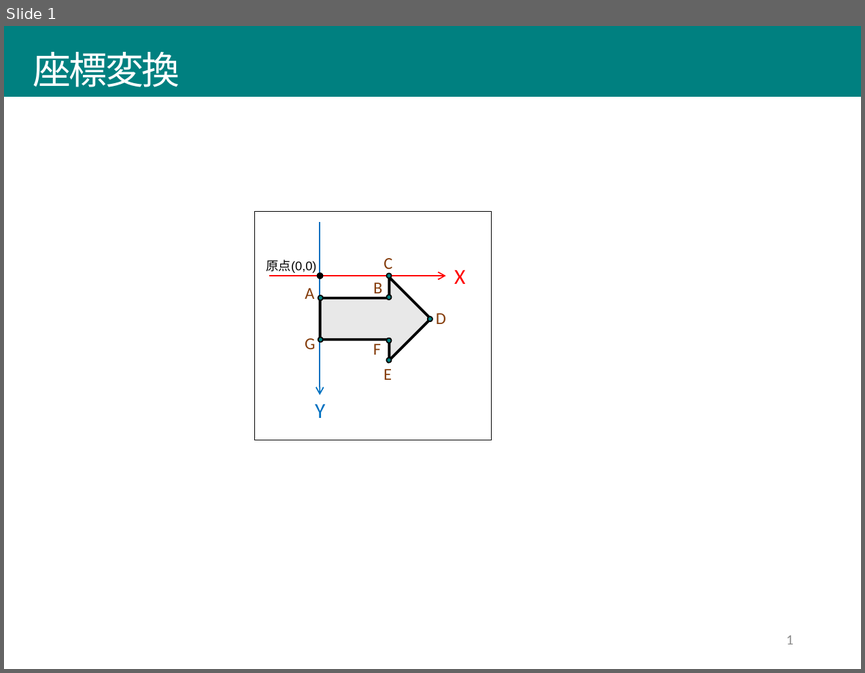
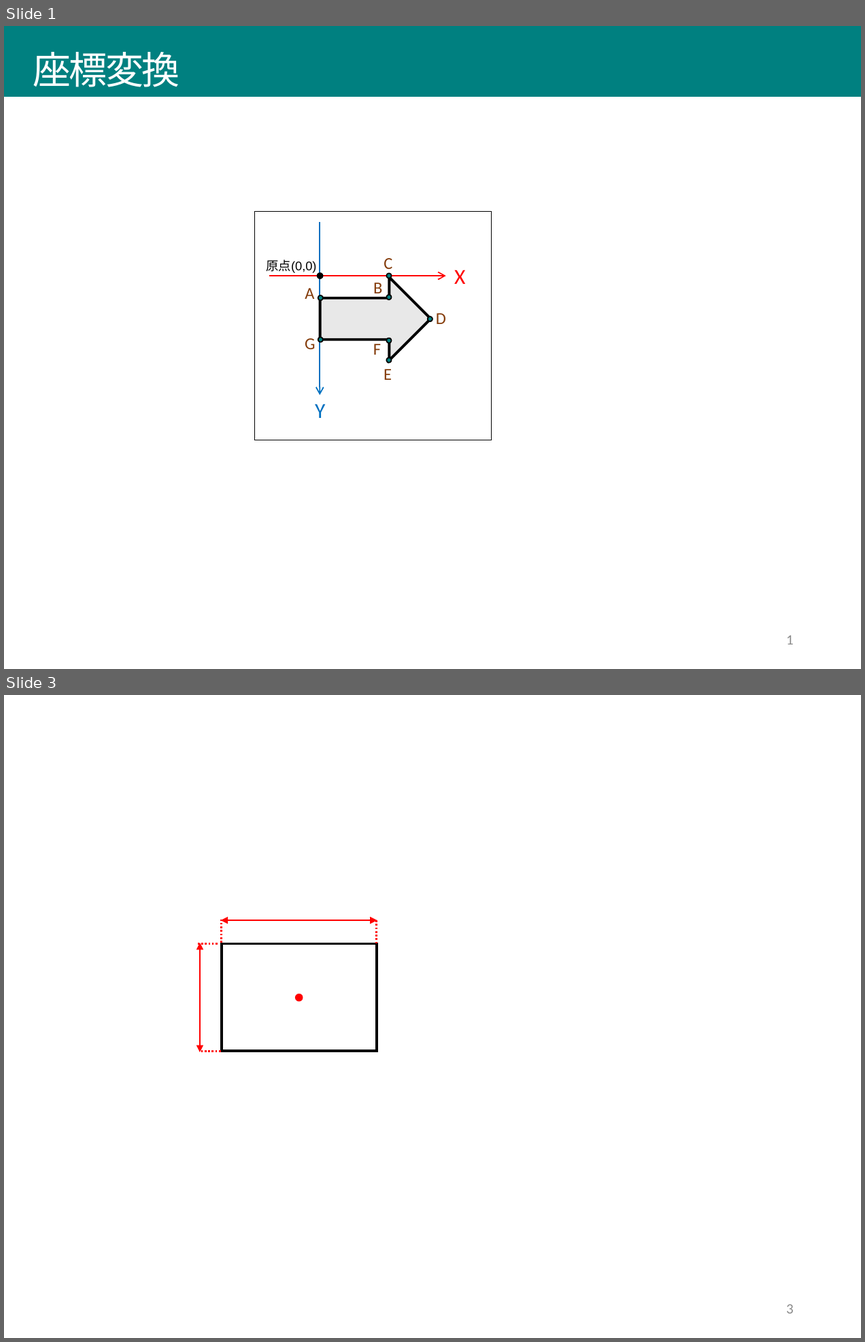
Before and after one commit to afukushimagit/afukushimagit.github.io, a slide deck: images/draw/図素材.pptx. Shown one above the other, each under a label of ours: slide 1 before the commit, slides 1 and 3 after it; the slides between them are not shown. The pictures are 865x673 and 865x1342 pixels, drawn with LibreOffice and Linux fonts; fonts in the diff are those of the drawing. Boxes give left, top, right and bottom in pixels: in the first picture for what was removed or moved away, otherwise in the second. Text is boxed around its words. In the diff, an @@ line names an element or a change of style, - is before the commit and + after.

```diff
--- a/images/draw/図素材.pptx
+++ b/images/draw/図素材.pptx
@@ slide 3 added at <box>4,695,861,1338</box>, background #FFFFFF @@
@@ double arrow added from (221, 920) to (377, 920), #FF0000 1.5 pt @@
@@ line added from (222, 919) to (222, 943), #FF0000 1.5 pt dashed @@
@@ line added from (377, 920) to (377, 943), #FF0000 1.5 pt dashed @@
@@ line added from (218, 943) to (198, 943), #FF0000 1.5 pt dashed @@
@@ double arrow added from (201, 943) to (201, 1052), #FF0000 1.5 pt @@
@@ rectangle added at <box>222,943,377,1051</box>, outline #000000 2.25 pt @@
@@ ellipse added at <box>295,993,303,1001</box>, fill #FF0000 @@
@@ line added from (221, 1051) to (201, 1051), #FF0000 1.5 pt dashed @@
@@ page number added at <box>786,1304,793,1313</box>, 12 pt, text #8C8C8C @@
+3
```
Also in this commit, not shown: 8 other slides added, 21 other files.
